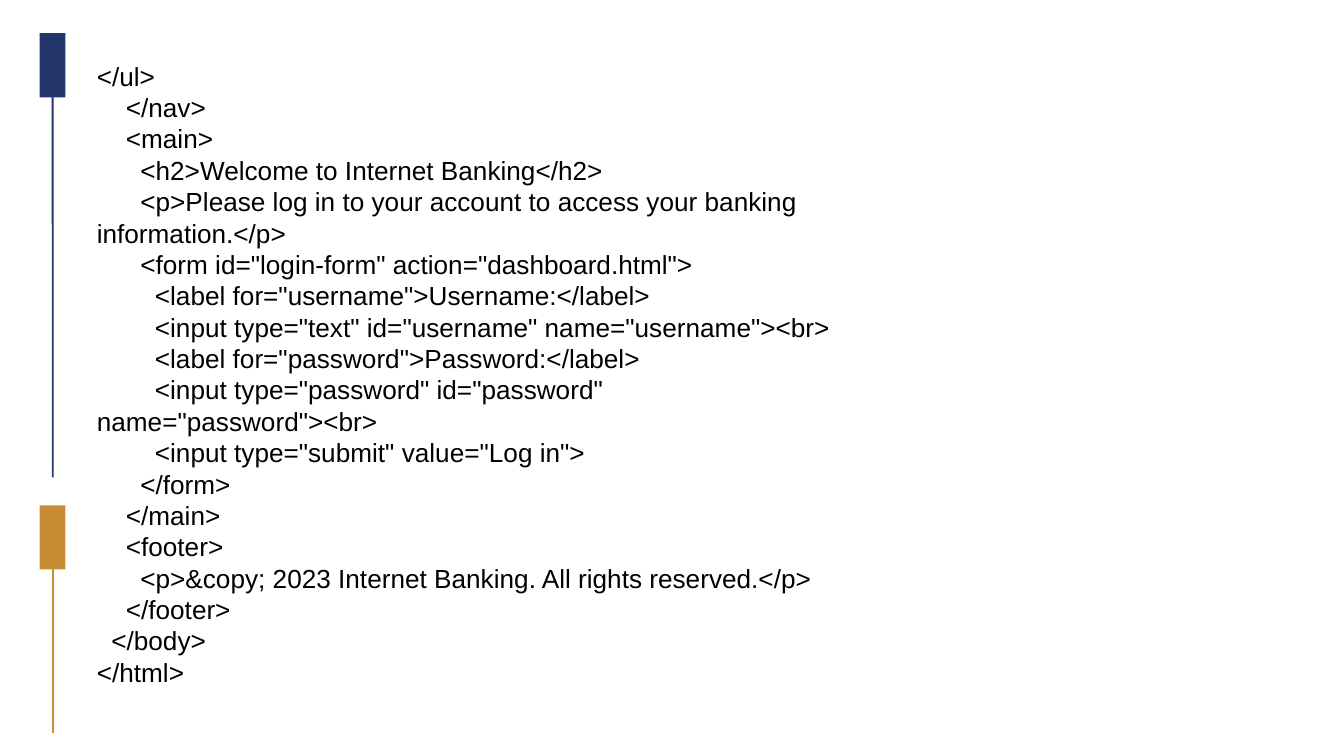
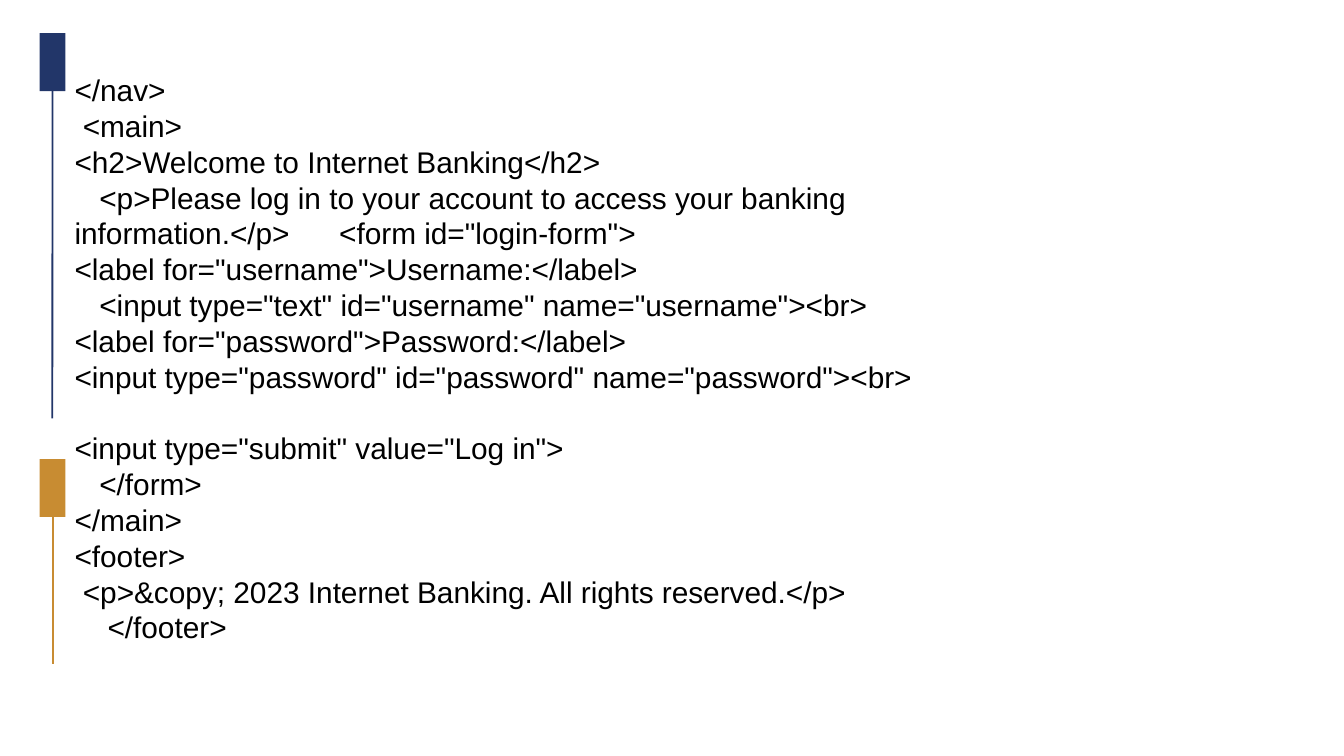
Before and after one commit to Jananijaa/Group_A9_11, a slide deck: slide 5 of Group_A9_11.pptx. Drawn at 1344x756 pixels with LibreOffice and Linux fonts; fonts in the diff are those of the drawing; background and template pictures are left out. Boxes give left, top, right and bottom in pixels: in the first picture for what was removed or moved away, otherwise in the second. Text is boxed around its words. In the diff, an @@ line names an element or a change of style, - is before the commit and + after.

```diff
--- a/Group_A9_11.pptx
+++ b/Group_A9_11.pptx
@@ rectangle: place and size @@
-rectangle at [40,34,66,98]
+rectangle at [40,34,66,91]
@@ line moved from (52, 69) - (52, 477) to (52, 65) - (52, 418) @@
@@ text "</nav>": place and size @@
-text "</nav>" at [97,67,830,683]
+text "</nav>" at [75,79,912,639]
@@ text at [75,79,912,639]: size 14 to 16 pt in "</nav>", "<main>", "<h2>Welcome to Internet Banking</h2>", "<label for="username">Username:</label>" and 9 more places @@
@@ text at [97,67,155,87]: paragraph removed @@
-</ul>
@@ text at [75,187,845,250]: text changed; size 14 to 16 pt @@
-<p>Please log in to your account to access your banking information.</p>
-<form id="login-form" action="dashboard.html">
+<p>Please log in to your account to access your banking information.</p> <form id="login-form">
@@ rectangle: place and size @@
-rectangle at [40,505,66,570]
+rectangle at [40,460,66,517]
@@ line moved from (52, 542) - (52, 732) to (52, 492) - (52, 664) @@
@@ text at [97,631,206,683]: paragraphs removed @@
-</body>
-</html>
```
Also in this commit, not shown: 4 other slides changed, 6 slides added, 3 slides removed.
